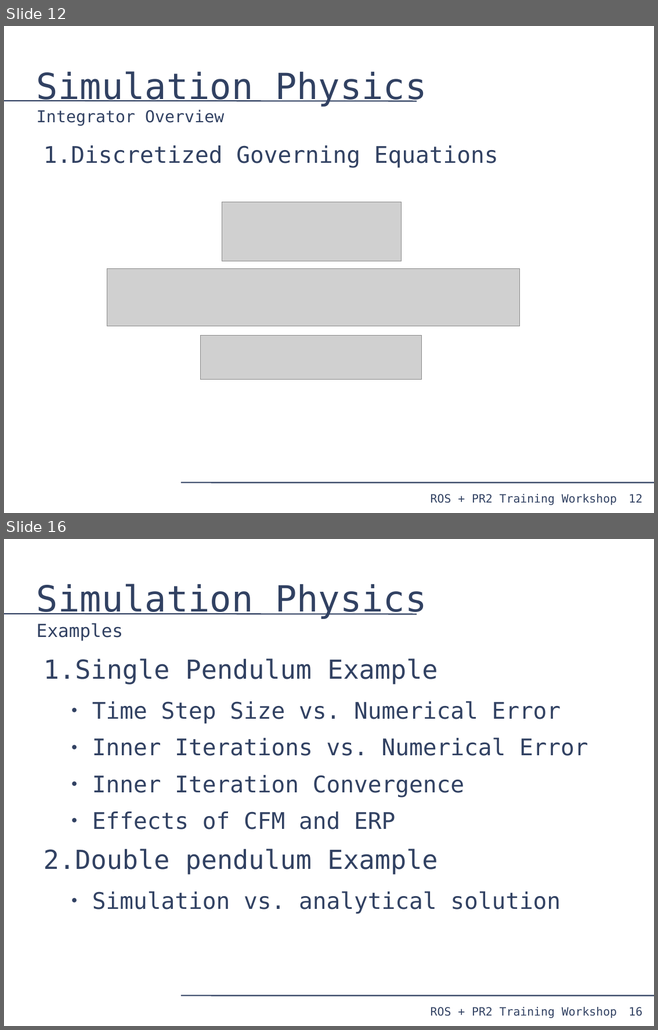
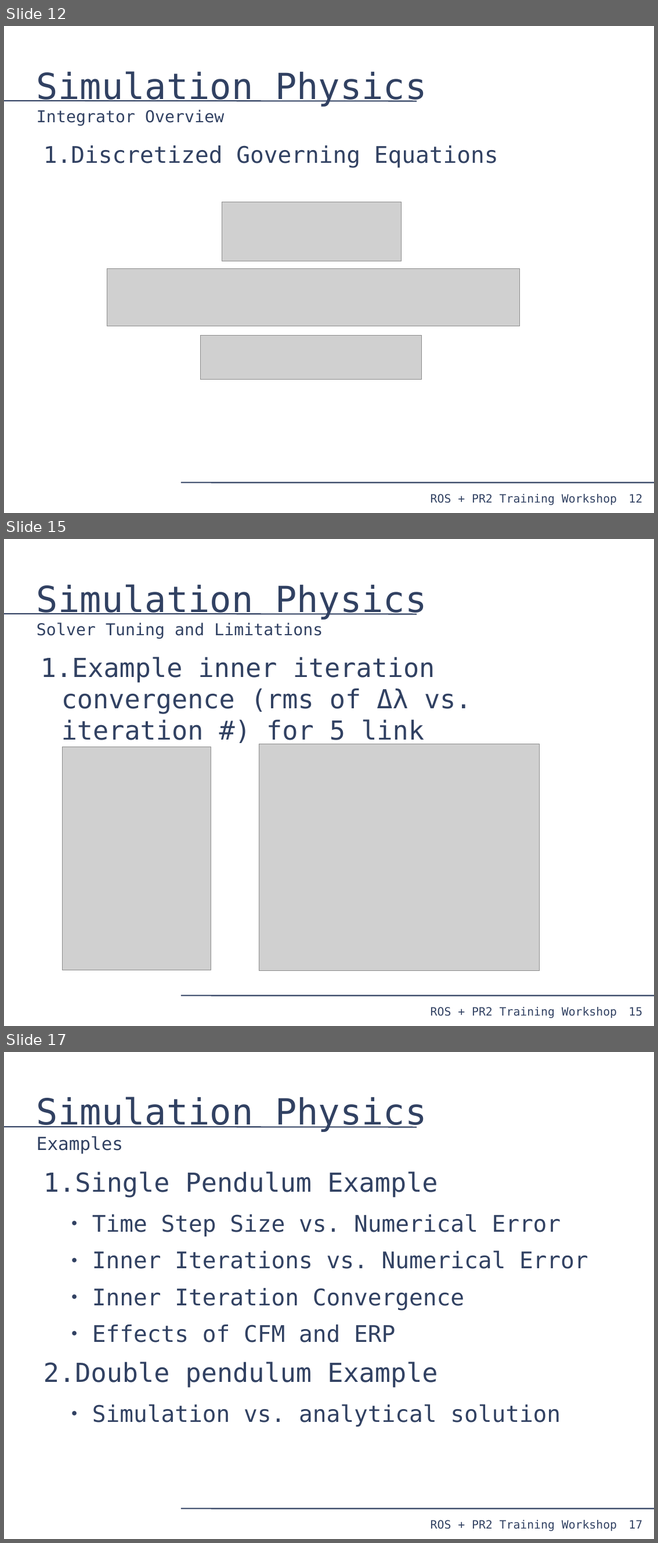
Before and after one commit to PR2/pr2_docs, a slide deck: pr2_training_workshop/simulation/simulation_training_workshop.odp. Shown one above the other, each under a label of ours: slides 12 and 16 before the commit, slides 12, 15 and 17 after it; the slides between them are not shown. The pictures are 658x1030 and 658x1543 pixels, drawn with LibreOffice and Linux fonts; fonts in the diff are those of the drawing; grey boxes stand for pictures. Boxes give left, top, right and bottom in pixels: in the first picture for what was removed or moved away, otherwise in the second. Text is boxed around its words. In the diff, an @@ line names an element or a change of style, - is before the commit and + after.

```diff
--- a/pr2_training_workshop/simulation/simulation_training_workshop.odp
+++ b/pr2_training_workshop/simulation/simulation_training_workshop.odp
@@ slide 15 added at bbox=[4, 539, 654, 1026], background #FFFFFF; not listed: 4 template elements that a slide beside it also shows @@
@@ title added at bbox=[36, 584, 427, 639], 20 pt, text #314162 @@
+Simulation Physics
+Solver Tuning and Limitations
@@ text added at bbox=[41, 657, 471, 777], 32 pt, text #314162 @@
+1. Example inner iteration convergence (rms of Δλ vs. iteration #) for 5 link pendulum.
@@ picture added at bbox=[63, 747, 212, 970] @@
@@ picture added at bbox=[259, 744, 539, 971] @@
@@ what was slide 16 is now slide 17 @@
@@ page number at bbox=[628, 1520, 642, 1529]: text changed @@
-16
+17
```
Also in this commit, not shown: 4 slides changed, 1 other slide added.
